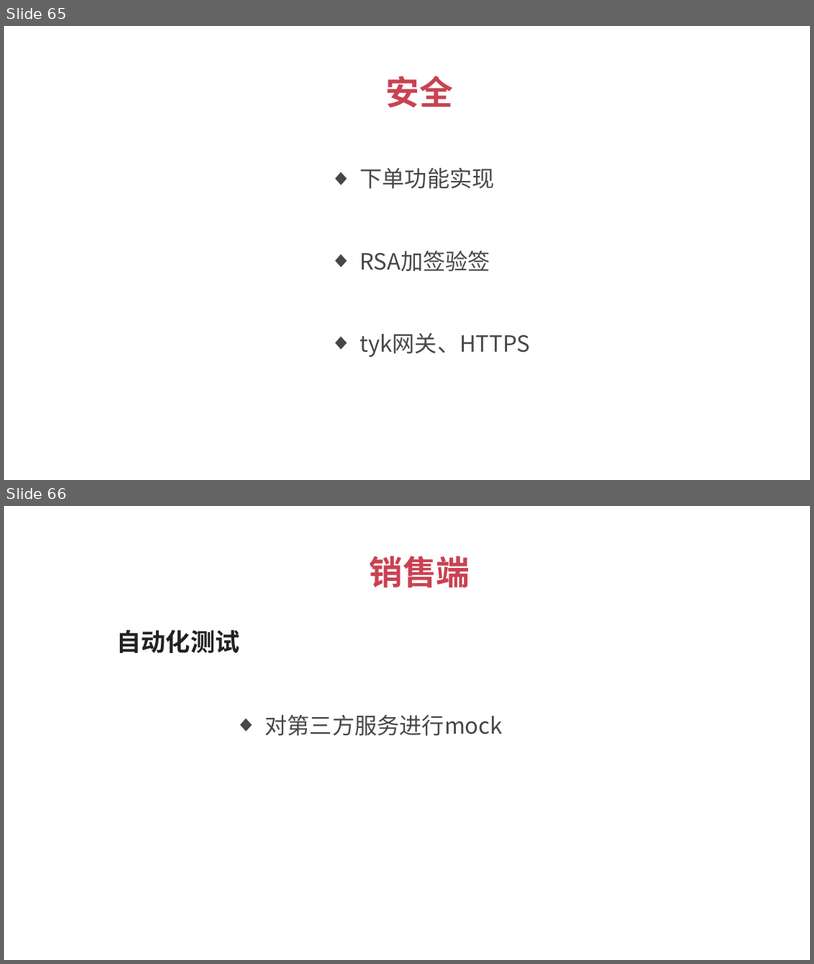
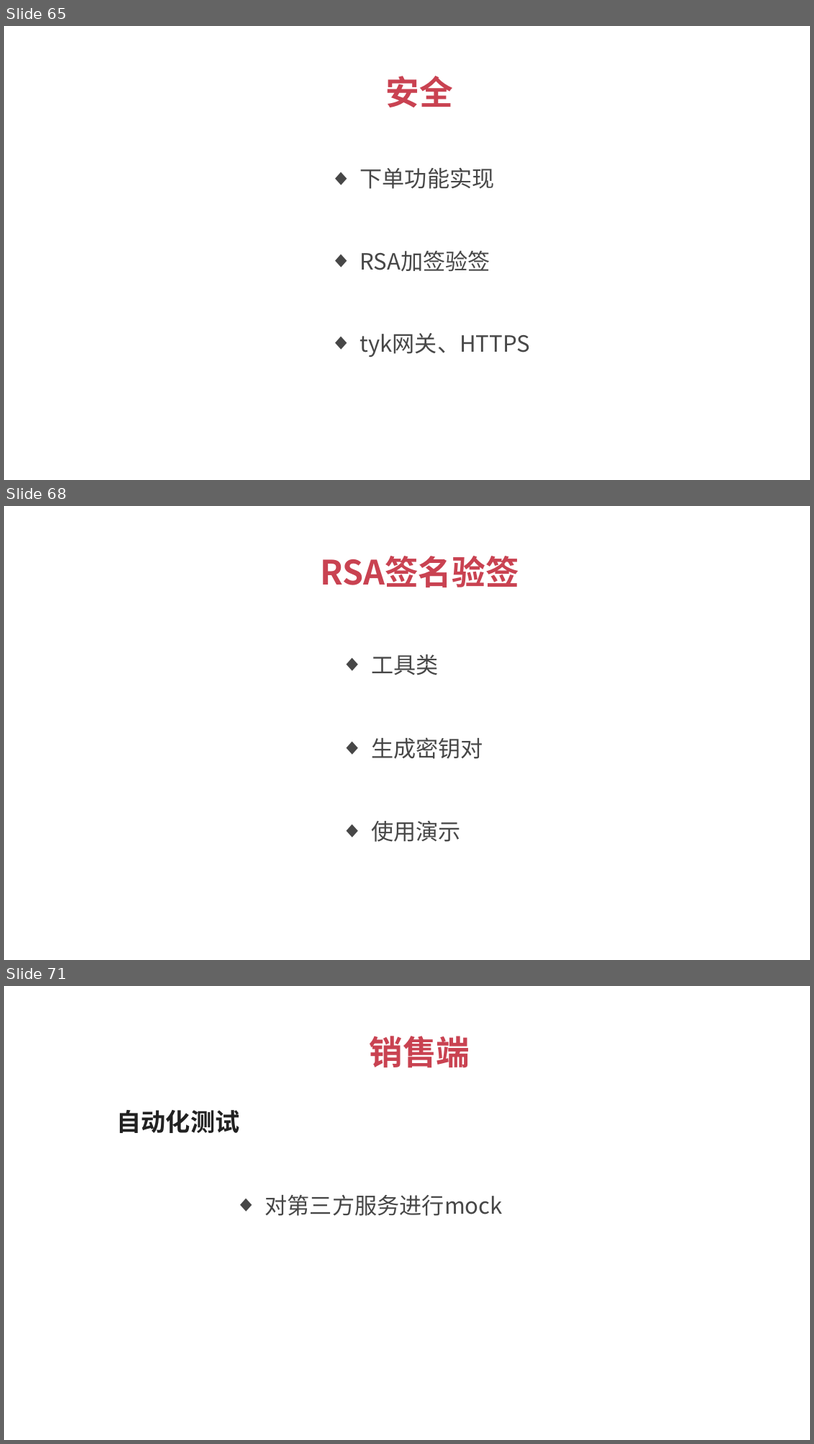
Before and after one commit to 1329555958/financial, a slide deck: 理财平台.pptx. Shown one above the other, each under a label of ours: slides 65 and 66 before the commit, slides 65, 68 and 71 after it; the slides between them are not shown. The pictures are 814x964 and 814x1444 pixels, drawn with LibreOffice and Linux fonts; fonts in the diff are those of the drawing. Boxes give left, top, right and bottom in pixels: in the first picture for what was removed or moved away, otherwise in the second. Text is boxed around its words. In the diff, an @@ line names an element or a change of style, - is before the commit and + after.

```diff
--- a/理财平台.pptx
+++ b/理财平台.pptx
@@ slide 68 added at box(4, 506, 810, 960), background #FFFFFF @@
@@ text added at box(320, 556, 520, 587), 30 pt, text #C94251, bold @@
+RSA签名验签
@@ text added at box(371, 654, 438, 675), 20 pt, text #474747 @@
+  ◆ 工具类
@@ text added at box(371, 737, 484, 759), 20 pt, text #474747 @@
+  ◆ 生成密钥对
@@ text added at box(371, 821, 461, 842), 20 pt, text #474747 @@
+  ◆ 使用演示
@@ what was slide 66 is now slide 71 @@
```
Also in this commit, not shown: 4 other slides added, 9 other files.
